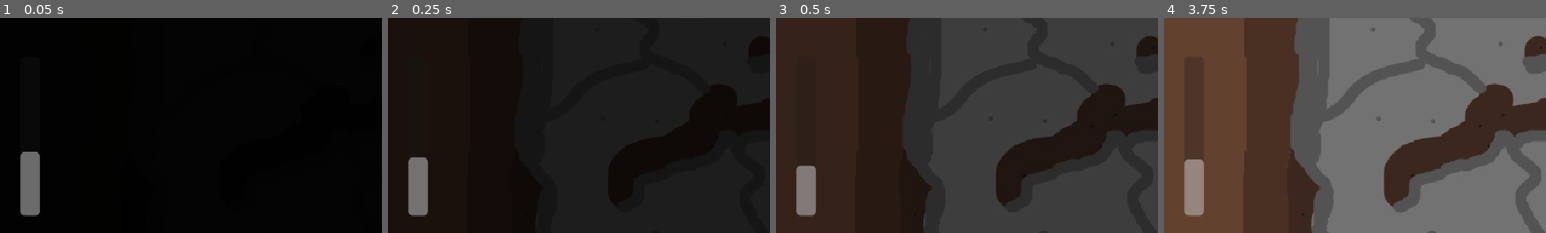
Above: before the commit, frames 1-4 (left to right).
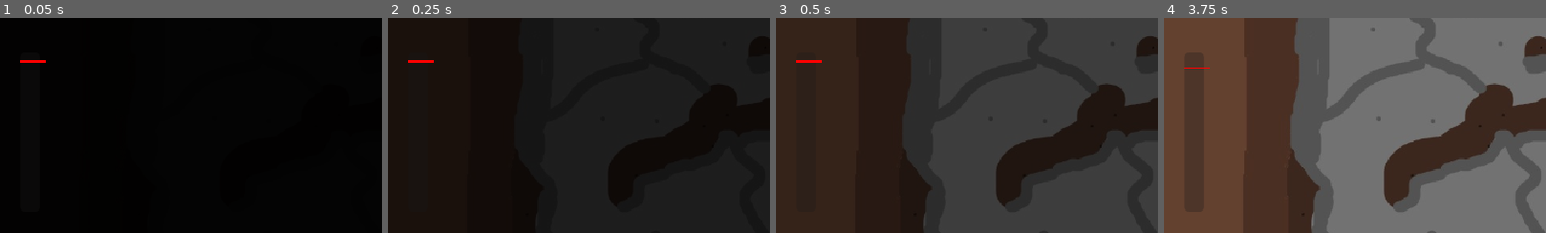
Above: after the commit, the same moments.

Repository: TezzyBear/brackeys-2025-2
Game: Godot game, scene res://scenes/game.tscn
Two runs of this game, one before a commit and one after it. Both use one fixed random seed, a clock stepped at 60 frames per second and the inputs below.
Inputs (mouse positions are % of the whole screen's width and height, from its top left):
- Up to frame 1 (0.05 s): no input
- Up to frame 2 (0.25 s): no input
- Up to frame 3 (0.5 s): no input
- Up to frame 4 (3.75 s): move the mouse to (72, 45) at 0.52 s; click (72, 45) at 0.6 s; tap Enter at 1.25 s; move the mouse to (30, 55) at 1.27 s; click (30, 55) at 1.35 s; move the mouse to (60, 28) at 2.02 s; click (60, 28) at 2.1 s; move the mouse to (45, 70) at 2.77 s; click (45, 70) at 2.85 s; move the mouse to (80, 65) at 3.52 s; click (80, 65) at 3.6 s
The pictures show only the part of the screen within x 0-50%, y 24-74%; the shares and areas given below are measured in that part.

The runs differ from the first frame. In frame 1, 1.6% of the frame differs, in the area x 5-12%, y 19-93%; in frame 2, 1.5%; in frame 3, 1.3%; in frame 4, 1.4%.

Commit message:
testground sound_ui

Diff:
--- a/project.godot
+++ b/project.godot
@@ -26,6 +26,10 @@
 window/size/viewport_height=540
 window/stretch/mode="canvas_items"
 
+[gui]
+
+timers/tooltip_delay_sec=0.1
+
 [input]
 
 click={
--- a/scenes/dig.tscn
+++ b/scenes/dig.tscn
@@ -1,7 +1,6 @@
-[gd_scene load_steps=3 format=3 uid="uid://cun7vhbhw8oyh"]
+[gd_scene load_steps=2 format=3 uid="uid://cun7vhbhw8oyh"]
 
 [ext_resource type="Script" uid="uid://degi8mgv1o5lo" path="res://scripts/dig_scene_manager.gd" id="1_cd2qk"]
-[ext_resource type="PackedScene" uid="uid://1s8icgqleh81" path="res://scenes/ui/canvas_ui.tscn" id="3_mhjl4"]
 
 [node name="Dig" type="Node2D"]
 script = ExtResource("1_cd2qk")
@@ -15,5 +14,3 @@
 grow_horizontal = 2
 grow_vertical = 2
 metadata/_edit_use_anchors_ = true
-
-[node name="CanvasUI" parent="." instance=ExtResource("3_mhjl4")]
--- a/scenes/game.tscn
+++ b/scenes/game.tscn
@@ -1,8 +1,9 @@
-[gd_scene load_steps=8 format=3 uid="uid://dxxcvro4vwo2"]
+[gd_scene load_steps=9 format=3 uid="uid://dxxcvro4vwo2"]
 
 [ext_resource type="Script" uid="uid://cem63el5ke0x3" path="res://scripts/canvas_overlay.gd" id="1_uwrxv"]
 [ext_resource type="Script" uid="uid://cijyoj7k13whn" path="res://scripts/game_manager.gd" id="1_yqjtg"]
 [ext_resource type="Script" uid="uid://ntmuc3fp4f5s" path="res://scenes/transition_manager.gd" id="2_lnu2h"]
+[ext_resource type="PackedScene" uid="uid://1s8icgqleh81" path="res://scenes/ui/canvas_ui.tscn" id="4_lbhrr"]
 
 [sub_resource type="Animation" id="Animation_7p6dd"]
 length = 0.001
@@ -79,3 +80,5 @@
 libraries = {
 &"": SubResource("AnimationLibrary_e2t8h")
 }
+
+[node name="CanvasUI" parent="." instance=ExtResource("4_lbhrr")]
--- a/scenes/ui/panel_sound.gd
+++ b/scenes/ui/panel_sound.gd
@@ -1,25 +1,39 @@
 extends Panel
+class_name UISound
+@export var progress_bar:ProgressBar
+@export var warning:TextureRect
+@export var tresholdRect:ColorRect
+@export var tresholdValue: int
 
-@export var progress_bar:ProgressBar
-var direction: bool = true
+func _ready() -> void:
+	restart(0)
 
-func _process(delta) -> void:
-	progress_bar_alter(delta)
+func restart(level: int = 0) -> void:
+	progress_bar.value = 0
 
-	pass
+	warning.visible = false
 
+	var newTreshold: int = (level * 2) + 5
+	tresholdValue = newTreshold
+	tresholdRect.position.y = tresholdValue * 2
 
-func progress_bar_alter(delta: float) -> void:
-	if direction:
-		progress_bar.value -= 20 * delta
-		if progress_bar.value <= 0:
-			direction = false
-	else:
-		progress_bar.value += 20 * delta
-		if progress_bar.value >= 100:
-			direction = true
+func sound_increase(noise: int) -> void:
+	progress_bar.value += noise
+	progress_bar_warning_update()
 
-func progress_bar_sparkle() -> void:
-	progress_bar.value
-	progress_bar
-	pass
+func progress_bar_warning_update() -> void:
+	if progress_bar.value >= 100 - tresholdValue:
+		warning.visible = true
+
+func _process(delta: float) -> void:
+	decrease_progress(delta)
+
+func _input(event: InputEvent) -> void:
+	if event is InputEventMouseButton and event.pressed:
+		if event.button_index == MOUSE_BUTTON_RIGHT:
+			sound_increase(5)
+
+func decrease_progress(delta: float) -> void:
+	progress_bar.value -= 3 * delta
+	if progress_bar.value < 0:
+		progress_bar.value = 0
--- a/scenes/ui/panel_sound.tscn
+++ b/scenes/ui/panel_sound.tscn
@@ -1,8 +1,9 @@
-[gd_scene load_steps=2 format=3 uid="uid://umwejshud0lh"]
+[gd_scene load_steps=3 format=3 uid="uid://umwejshud0lh"]
 
 [ext_resource type="Script" uid="uid://cnwycm5hvc31v" path="res://scenes/ui/panel_sound.gd" id="1_hgx5c"]
+[ext_resource type="Texture2D" uid="uid://xihcqwlccco0" path="res://scenes/ui/warning-caution-sign-on-transparent-background-free-png.png" id="2_vcbjg"]
 
-[node name="PanelSound" type="Panel" node_paths=PackedStringArray("progress_bar")]
+[node name="PanelSound" type="Panel" node_paths=PackedStringArray("progress_bar", "warning", "tresholdRect")]
 self_modulate = Color(1, 1, 1, 0)
 anchors_preset = 4
 anchor_top = 0.5
@@ -14,6 +15,26 @@
 grow_vertical = 2
 script = ExtResource("1_hgx5c")
 progress_bar = NodePath("ProgressBar")
+warning = NodePath("TextureRect")
+tresholdRect = NodePath("ProgressBar/ColorRect")
+
+[node name="TextureRect" type="TextureRect" parent="."]
+layout_mode = 1
+anchors_preset = 8
+anchor_left = 0.5
+anchor_top = 0.5
+anchor_right = 0.5
+anchor_bottom = 0.5
+offset_left = -41.5
+offset_top = -157.0
+offset_right = 318.5
+offset_bottom = 43.0
+grow_horizontal = 2
+grow_vertical = 2
+scale = Vector2(0.25, 0.25)
+tooltip_text = "Loud Digging!
+The Dragon could be nearby!"
+texture = ExtResource("2_vcbjg")
 
 [node name="ProgressBar" type="ProgressBar" parent="."]
 layout_mode = 1
@@ -23,11 +44,22 @@
 anchor_right = 0.5
 anchor_bottom = 0.5
 offset_left = -12.5
-offset_top = -95.0
+offset_top = -100.0
 offset_right = 12.5
-offset_bottom = 105.0
+offset_bottom = 100.0
 grow_horizontal = 2
 grow_vertical = 2
 value = 40.0
 fill_mode = 3
 show_percentage = false
+
+[node name="ColorRect" type="ColorRect" parent="ProgressBar"]
+self_modulate = Color(1, 0, 0, 1)
+layout_mode = 1
+anchors_preset = 1
+anchor_left = 1.0
+anchor_right = 1.0
+offset_left = -25.0
+offset_right = 8.0
+offset_bottom = 2.5
+grow_horizontal = 0
--- a/scripts/game_manager.gd
+++ b/scripts/game_manager.gd
@@ -7,6 +7,7 @@
 const MAX_TIME_STEPS = 30
 
 @onready var transition_manager: TransitionManager = $TransitionManager
+@onready var canvas_ui: CanvasLayer = $CanvasUI
 
 var rendered_scene: Node = null
 var dig_scene: DigSceneManager = null
@@ -25,6 +26,8 @@
 	if not instance:
 		GameManager.instance = self
 
+
+
 	var random_chunk = Chunks.get_random_chunk(Enums.CHUNK_TYPES.DIRT)
 	add_chunk(random_chunk)
 	transition_to_scene(load("res://scenes/dig.tscn"))
@@ -34,6 +37,7 @@
 
 func run_step():
 	level_index += 1
+	(canvas_ui.get_node("PanelSound") as UISound).restart(level_index)
 	if not dig_scene: return
 
 	var step_result: Enums.STEP = level_layout[level_index]
@@ -52,3 +56,6 @@
 func add_chunk(chunk: Array):
 	level_layout += chunk + [Enums.STEP.SELECTION]
 	print(level_layout)
+
+func digging_update(noise: int = 5) -> void:
+	(canvas_ui.get_node("PanelSound") as UISound).sound_increase(noise)
Binary file added: scenes/ui/warning-caution-sign-on-transparent-background-free-png.png
Not shown, added: scenes/ui/warning-caution-sign-on-transparent-background-free-png.png.import
